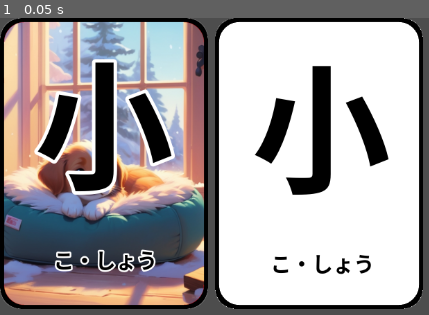
Above: before the commit, frame 1.
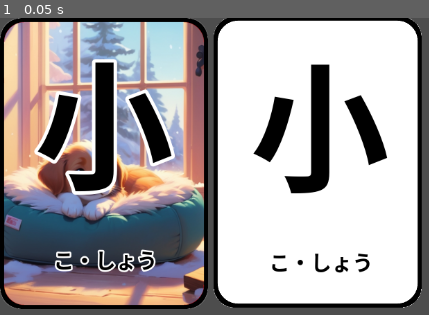
Above: after the commit, the same moment.

Repository: microlancer/kanji-puzzle
Game: Godot game, scene res://scenes/sample_card.tscn
The game is run twice, just before and just after one commit, with the same random seed, the same clock (stepped at 60 frames per second) and the same inputs. The project has no main scene, so this scene is started directly.
Inputs:
- Up to frame 1 (0.05 s): no input

The runs differ from the first frame. In frame 1, 3.9% of the frame differs, in the area x 49-99%, y 0-98%.

Commit message:
Grouped together

Diff:
--- a/scenes/sample_card.tscn
+++ b/scenes/sample_card.tscn
@@ -20,16 +20,18 @@
 texture = ExtResource("1_til1r")
 centered = false
 flip_h = true
+metadata/_edit_group_ = true
 
-[node name="Character" type="Label" parent="."]
+[node name="Character" type="Label" parent="0007-小small"]
 offset_right = 300.0
 offset_bottom = 273.0
 text = "小"
 label_settings = SubResource("LabelSettings_bh2hm")
 horizontal_alignment = 1
 vertical_alignment = 1
+metadata/_edit_use_anchors_ = true
 
-[node name="Reading" type="Label" parent="."]
+[node name="Reading" type="Label" parent="0007-小small"]
 offset_left = 2.0
 offset_top = 282.0
 offset_right = 302.0
@@ -38,27 +40,31 @@
 label_settings = SubResource("LabelSettings_uvnkd")
 horizontal_alignment = 1
 vertical_alignment = 1
+metadata/_edit_use_anchors_ = true
 
 [node name="Card-border-blank" type="Sprite2D" parent="."]
-position = Vector2(460, 210)
+position = Vector2(458, 208)
 texture = ExtResource("2_by7in")
+metadata/_edit_group_ = true
 
-[node name="Character2" type="Label" parent="."]
-offset_left = 313.0
-offset_top = 5.0
-offset_right = 613.0
-offset_bottom = 278.0
+[node name="Character2" type="Label" parent="Card-border-blank"]
+offset_left = -147.0
+offset_top = -205.0
+offset_right = 153.0
+offset_bottom = 68.0
 text = "小"
 label_settings = SubResource("LabelSettings_bh2hm")
 horizontal_alignment = 1
 vertical_alignment = 1
+metadata/_edit_use_anchors_ = true
 
-[node name="Reading2" type="Label" parent="."]
-offset_left = 315.0
-offset_top = 287.0
-offset_right = 615.0
-offset_bottom = 420.0
+[node name="Reading2" type="Label" parent="Card-border-blank"]
+offset_left = -145.0
+offset_top = 77.0
+offset_right = 155.0
+offset_bottom = 210.0
 text = "こ・しょう"
 label_settings = SubResource("LabelSettings_uvnkd")
 horizontal_alignment = 1
 vertical_alignment = 1
+metadata/_edit_use_anchors_ = true
